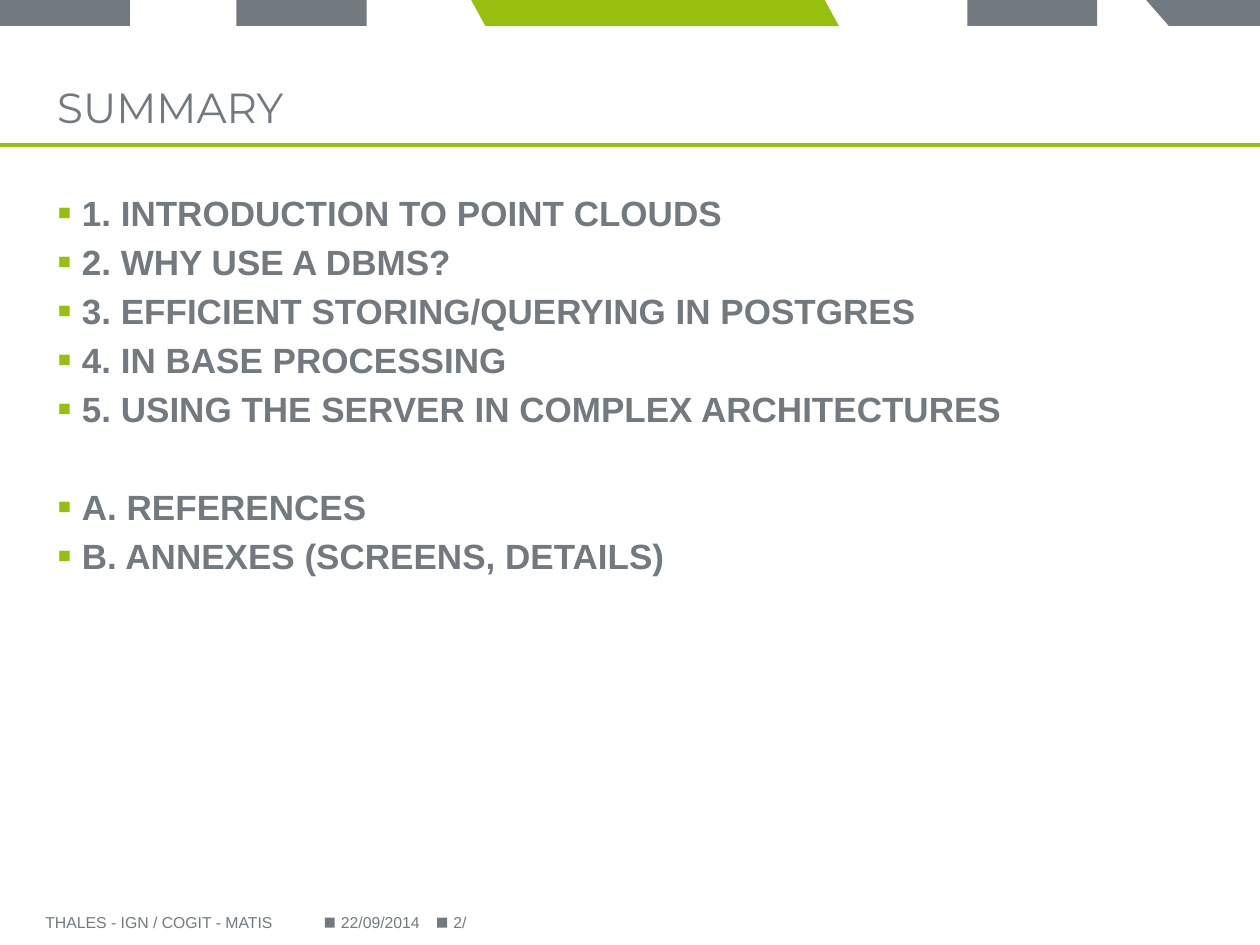
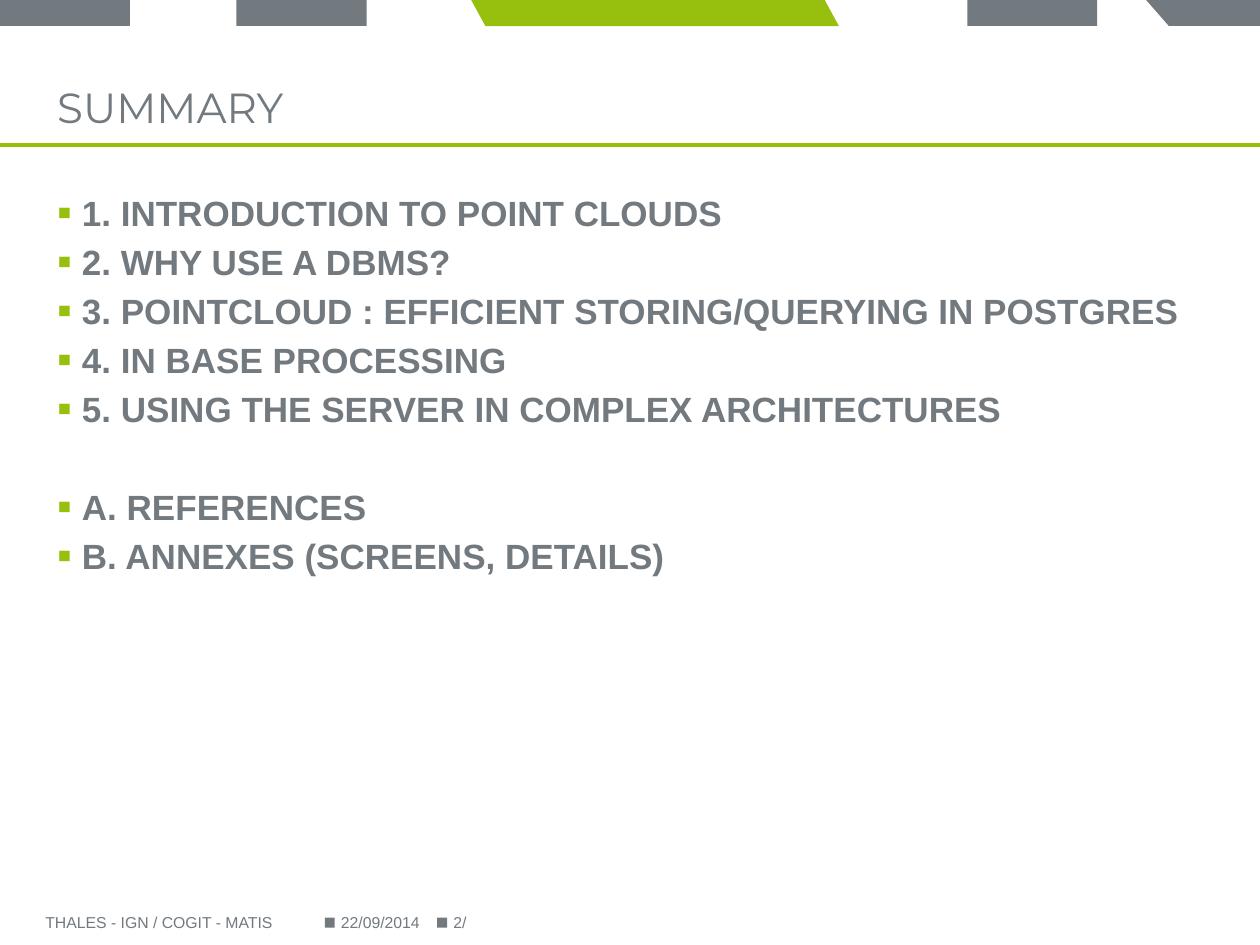
Before and after one commit to Remi-C/Postgres_Day_2014_10_RemiC, a slide deck: slide 2 of presentation_RCura.pptx. Drawn at 1260x945 pixels with LibreOffice and Linux fonts; fonts in the diff are those of the drawing; background and template pictures are left out. Boxes give left, top, right and bottom in pixels: in the first picture for what was removed or moved away, otherwise in the second. Text is boxed around its words. In the diff, an @@ line names an element or a change of style, - is before the commit and + after.

Commit message:
up to discussing pointcloud

```diff
--- a/presentation_RCura.pptx
+++ b/presentation_RCura.pptx
@@ text at <box>82,298,1178,330</box>: text changed @@
-▪ 3. EFFICIENT STORING/QUERYING IN POSTGRES
+▪ 3. POINTCLOUD : EFFICIENT STORING/QUERYING IN POSTGRES
```
Also in this commit, not shown: 2 other slides changed, 18 slides added.
